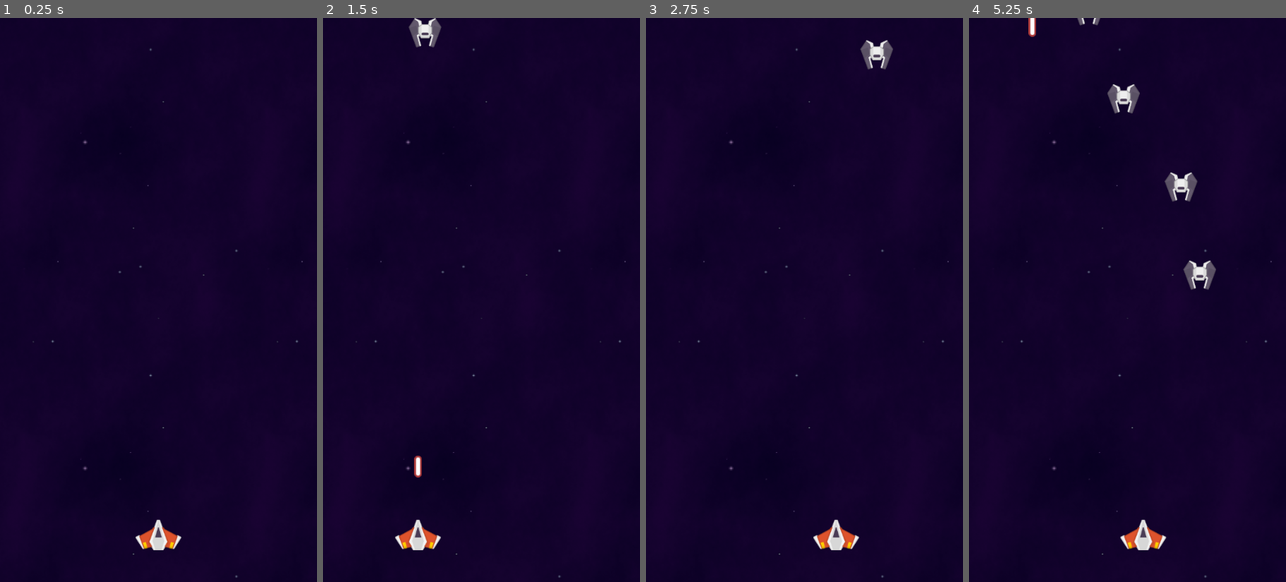
Above: before the commit, frames 1-4 (left to right).
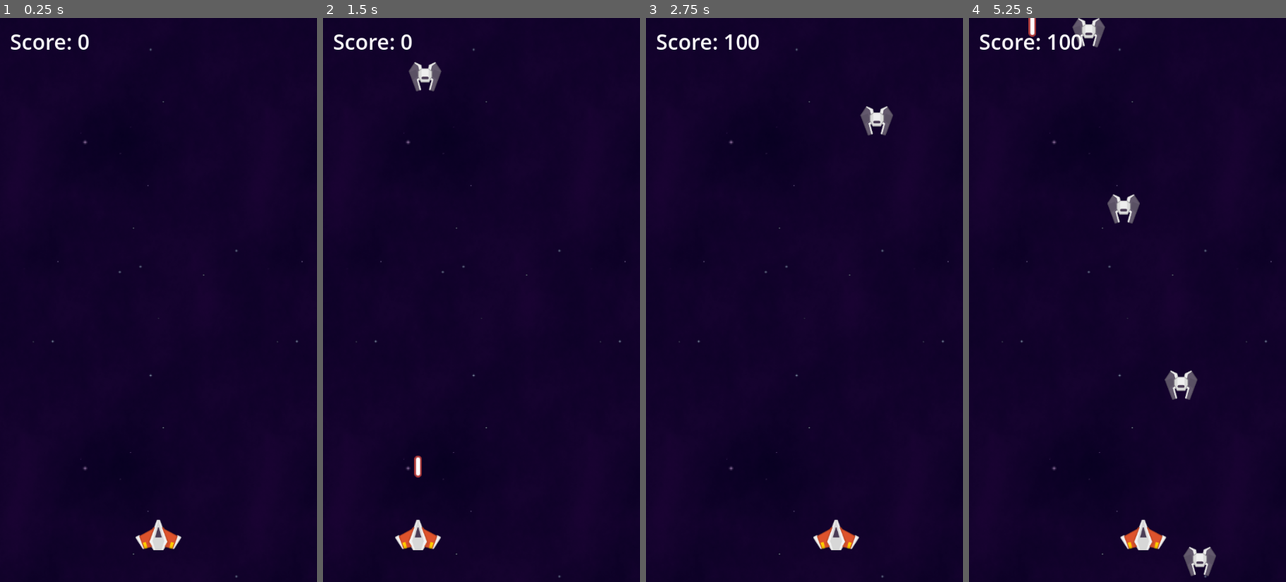
Above: after the commit, the same moments.

Repository: ADivinagracia1/learning-godot
Game: Godot game, scene res://main.tscn
Two runs of this game, one before a commit and one after it. Both use one fixed random seed, a clock stepped at 60 frames per second and the inputs below.
Inputs (mouse positions are in pixels of both pictures, inside the frame that each line leads up to):
- Up to frame 1 (0.25 s): no input
- Up to frame 2 (1.5 s): tap Enter (ui_accept) at 0.5, 0.6, 0.77, 1.07 s; move the mouse to (551, 271) at 0.52 s; move the mouse to (418, 328) at 1.27 s; click (418, 328) at 1.35 s
- Up to frame 3 (2.75 s): tap Enter (ui_accept) at 1.52, 1.55, 1.82, 2.1 s; move the mouse to (836, 175) at 2.02 s
- Up to frame 4 (5.25 s): move the mouse to (1111, 412) at 2.77 s; click (1111, 412) at 2.85 s; tap Enter (ui_accept) at 3.02, 3.05, 3.32, 3.6, 3.77, 4.07, 4.52, 4.55, 4.82, 5.1 s; move the mouse to (1222, 384) at 3.52 s; move the mouse to (1032, 215) at 4.27 s; click (1032, 215) at 4.35 s; move the mouse to (1143, 300) at 5.02 s

The runs differ from the first frame. In frame 1, 0.3% of the frame differs, in the area x 3-29%, y 2-6%; in frame 2, 1.0%; in frame 3, 1.1%; in frame 4, 2.8%, in the area x 3-78%, y 0-99%.

Commit message:
finished shmup tutorial

Diff:
--- /dev/null
+++ b/tut00_space_shmup/GameOverLabel.gd
@@ -0,0 +1,12 @@
+extends Label
+
+func _process(delta):
+	if GameState.is_game_over == true:
+		self.visible = true
+
+	if Input.is_action_just_pressed("ui_accept") and GameState.is_game_over:
+		print("enter pressed")
+
+		# reload scene
+		get_tree().reload_current_scene()
+		GameState.reset_valeus()
--- /dev/null
+++ b/tut00_space_shmup/ScoreLabel.gd
@@ -0,0 +1,4 @@
+extends Label
+
+func _process(delta):
+	self.text = "Score: " + str(GameState.score)
--- a/tut00_space_shmup/enemy.gd
+++ b/tut00_space_shmup/enemy.gd
@@ -6,6 +6,10 @@
 	self.position.y += speed * delta
 
 # area_entered on ?itself?
+# NOTE: The "area" parameter is any new area that comes into this enemy area
 func _on_area_entered(area):
 	self.queue_free()
+	# area.queue_free() # Allows us to comment out _on_area_entered() in both player.gd and laser.gd
 	print("enemy destroyed")
+	GameState.increase_score(100)
+	print("Score: ", GameState.score)
--- a/tut00_space_shmup/enemy.tscn
+++ b/tut00_space_shmup/enemy.tscn
@@ -6,10 +6,11 @@
 [sub_resource type="CircleShape2D" id="CircleShape2D_j2dfk"]
 radius = 41.7
 
-[node name="Enemy" type="Area2D"]
+[node name="Enemy" type="Area2D" groups=["enemy"]]
 position = Vector2(2.08165e-12, 2.08165e-12)
 scale = Vector2(0.6, 0.6)
 script = ExtResource("1_vndno")
+speed = 300.0
 
 [node name="Sprite2D" type="Sprite2D" parent="."]
 texture = ExtResource("2_o2sko")
--- /dev/null
+++ b/tut00_space_shmup/game_state.gd
@@ -0,0 +1,11 @@
+extends Node
+
+var score = 0
+var is_game_over = false
+
+func reset_valeus():
+	score = 0
+	is_game_over = false
+
+func increase_score(increase_amount: int):
+	score += increase_amount
--- a/tut00_space_shmup/laser.gd
+++ b/tut00_space_shmup/laser.gd
@@ -7,5 +7,9 @@
 	# as laser spawns, position changes
 	self.position.y -= speed * delta
 
-func _on_area_entered(area):
-	self.queue_free()
+# function that destroyes the laser
+func _on_area_entered(other_area):
+	# if it hit an ENEMY (not it any area)
+	# otherwise, Hits ANY area, laser deletes
+	if other_area.is_in_group("enemy"):
+		self.queue_free()
--- a/tut00_space_shmup/main.tscn
+++ b/tut00_space_shmup/main.tscn
@@ -6,6 +6,17 @@
 [ext_resource type="PackedScene" uid="uid://cmswridg32qvw" path="res://laser.tscn" id="4_pg0ws"]
 [ext_resource type="Script" path="res://enemySpawner.gd" id="5_svrpu"]
 [ext_resource type="PackedScene" uid="uid://ukdgc5nryghb" path="res://enemy.tscn" id="6_6wkoe"]
+[ext_resource type="Script" path="res://ScoreLabel.gd" id="7_37d62"]
+[ext_resource type="Script" path="res://GameOverLabel.gd" id="8_7oo2o"]
+
+[sub_resource type="RectangleShape2D" id="RectangleShape2D_hfqvm"]
+size = Vector2(60, 29)
+
+[sub_resource type="LabelSettings" id="LabelSettings_tjyga"]
+font_size = 36
+
+[sub_resource type="LabelSettings" id="LabelSettings_qqn80"]
+font_size = 70
 
 [node name="Main" type="Node2D"]
 
@@ -16,7 +27,7 @@
 texture = ExtResource("1_48bne")
 metadata/_edit_lock_ = true
 
-[node name="Player" type="Node2D" parent="."]
+[node name="Player" type="Area2D" parent="."]
 position = Vector2(275, 880)
 script = ExtResource("2_x2uhs")
 laser_tscn = ExtResource("4_pg0ws")
@@ -26,6 +37,10 @@
 scale = Vector2(0.7, 0.7)
 texture = ExtResource("2_4jeq2")
 
+[node name="CollisionShape2D" type="CollisionShape2D" parent="Player"]
+position = Vector2(0, 9.5)
+shape = SubResource("RectangleShape2D_hfqvm")
+
 [node name="EnemySpawner" type="Node2D" parent="."]
 script = ExtResource("5_svrpu")
 enemy_tscn = ExtResource("6_6wkoe")
@@ -33,4 +48,25 @@
 [node name="Timer" type="Timer" parent="EnemySpawner"]
 autostart = true
 
+[node name="ScoreLabel" type="Label" parent="."]
+offset_left = 17.0
+offset_top = 15.0
+offset_right = 176.0
+offset_bottom = 73.0
+text = "Score: 0"
+label_settings = SubResource("LabelSettings_tjyga")
+script = ExtResource("7_37d62")
+
+[node name="GameOverLabel" type="Label" parent="."]
+visible = false
+offset_top = 5.0
+offset_right = 536.0
+offset_bottom = 958.0
+text = "GAME OVER"
+label_settings = SubResource("LabelSettings_qqn80")
+horizontal_alignment = 1
+vertical_alignment = 1
+script = ExtResource("8_7oo2o")
+
+[connection signal="area_entered" from="Player" to="Player" method="_on_area_entered"]
 [connection signal="timeout" from="EnemySpawner/Timer" to="EnemySpawner" method="spawn_enemy_ship"]
--- a/tut00_space_shmup/player.gd
+++ b/tut00_space_shmup/player.gd
@@ -15,3 +15,9 @@
 		add_sibling(new_laser)
 		new_laser.position = self.position
 		print("PEW!")
+
+func _on_area_entered(area):
+	# if enemy enters, player di es
+	if area.is_in_group("enemy"):
+		self.queue_free()
+		GameState.is_game_over = true
--- a/tut00_space_shmup/project.godot
+++ b/tut00_space_shmup/project.godot
@@ -14,6 +14,10 @@
 run/main_scene="res://main.tscn"
 config/features=PackedStringArray("4.2", "GL Compatibility")
 config/icon="res://icon.svg"
+
+[autoload]
+
+GameState="*res://game_state.gd"
 
 [display]
 
Not shown: 1 places in tut00_space_shmup/main.tscn that only renumber resources
